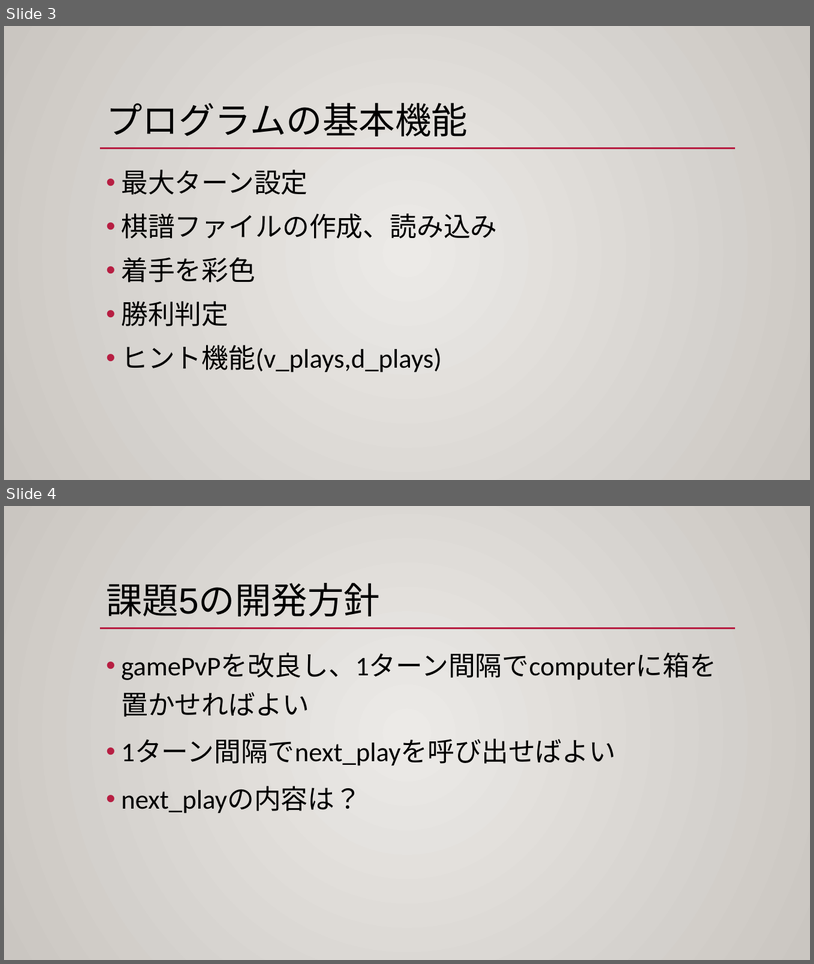
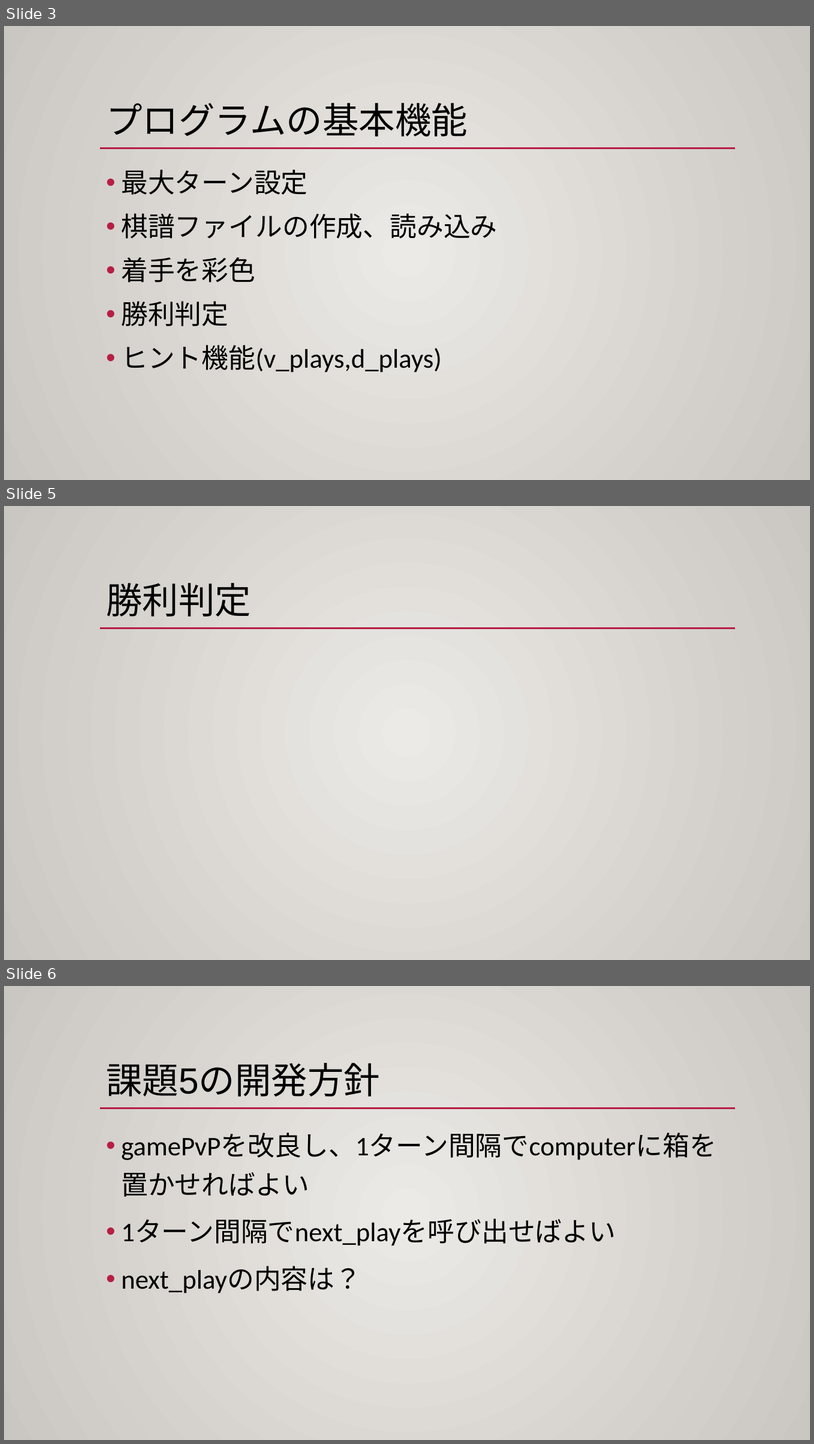
Before and after one commit to holizon9/semi, a slide deck: documents/中間発表.pptx. Shown one above the other, each under a label of ours: slides 3 and 4 before the commit, slides 3, 5 and 6 after it; the slides between them are not shown. The pictures are 814x964 and 814x1444 pixels, drawn with LibreOffice and Linux fonts; fonts in the diff are those of the drawing. Boxes give left, top, right and bottom in pixels: in the first picture for what was removed or moved away, otherwise in the second. Text is boxed around its words. In the diff, an @@ line names an element or a change of style, - is before the commit and + after.

```diff
--- a/documents/中間発表.pptx
+++ b/documents/中間発表.pptx
@@ slide 5 added at (4, 506, 810, 960), background gradient #ECEAE7 to #CAC7C1; not listed: 1 template element that a slide beside it also shows @@
@@ title added at (106, 583, 251, 616), 43.2 pt, text #000000 @@
+勝利判定
@@ what was slide 4 is now slide 6 @@
```
Also in this commit, not shown: 1 slide changed, 6 other slides added, 46 other files.
